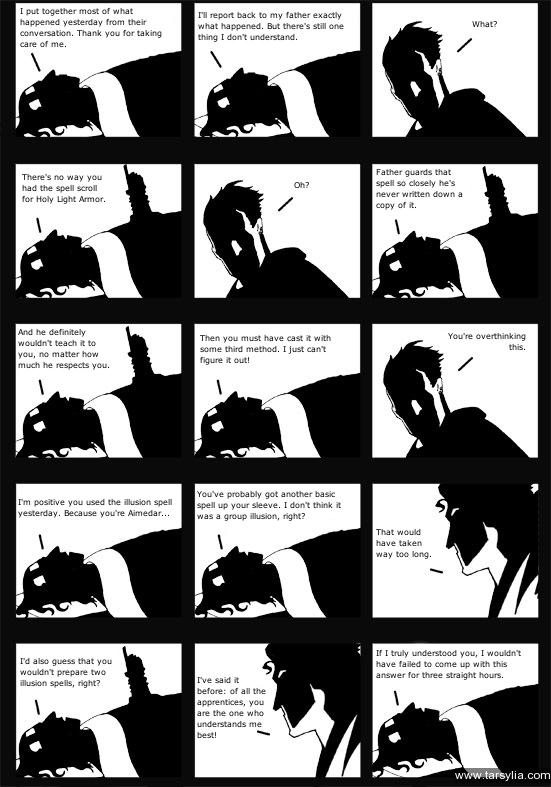
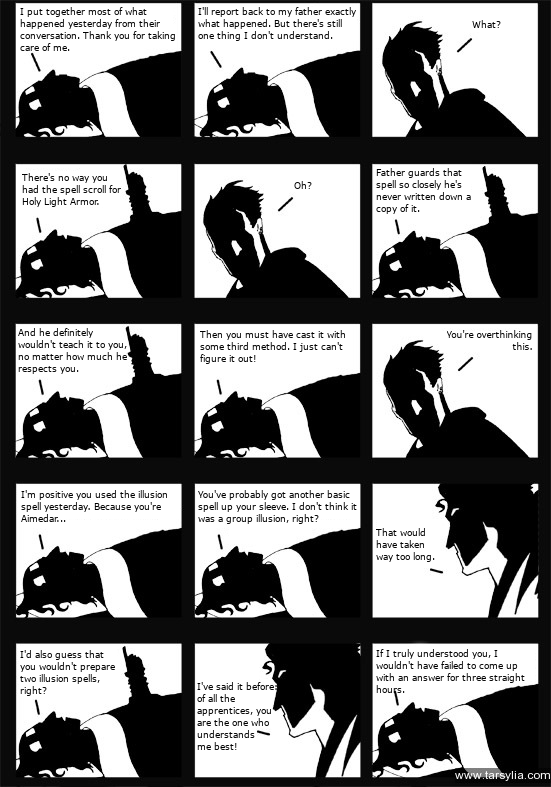
Layers edited between the first and the second 551px x 787px image:
painted on "I put together most of what ha..." over [20, 7, 175, 51]
painted on "I'll report back to my father ..." over [198, 7, 356, 42]
painted on "What?" over [472, 20, 501, 28]
painted on "There's no way you had the spe..." over [22, 173, 121, 207]
painted on "Oh?" over [294, 181, 312, 189]
painted on "Father guards that spell so cl..." over [376, 168, 471, 214]
painted on "And he definitely wouldn't tea..." over [18, 328, 127, 374]
painted on "Then you must have cast it wit..." over [200, 330, 345, 365]
painted on "You're overthinking this." over [447, 330, 532, 351]
painted on "I'm positive you used the illu..." over [18, 490, 172, 522]
painted on "You've probably got another ba..." over [197, 490, 357, 524]
painted on "That would have taken way too ..." over [376, 528, 435, 562]
painted on "I'd also guess that you wouldn..." over [20, 650, 115, 696]
painted on "I've said it before: of all th..." over [197, 676, 277, 750]
painted on "If I truly understood you, I w..." over [376, 649, 525, 693]
